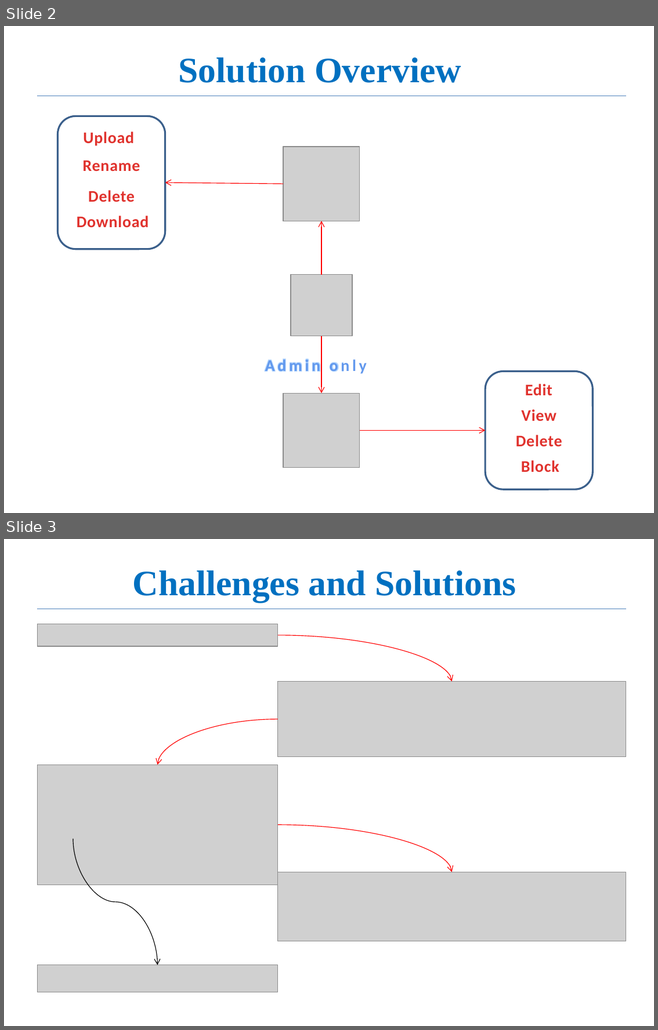
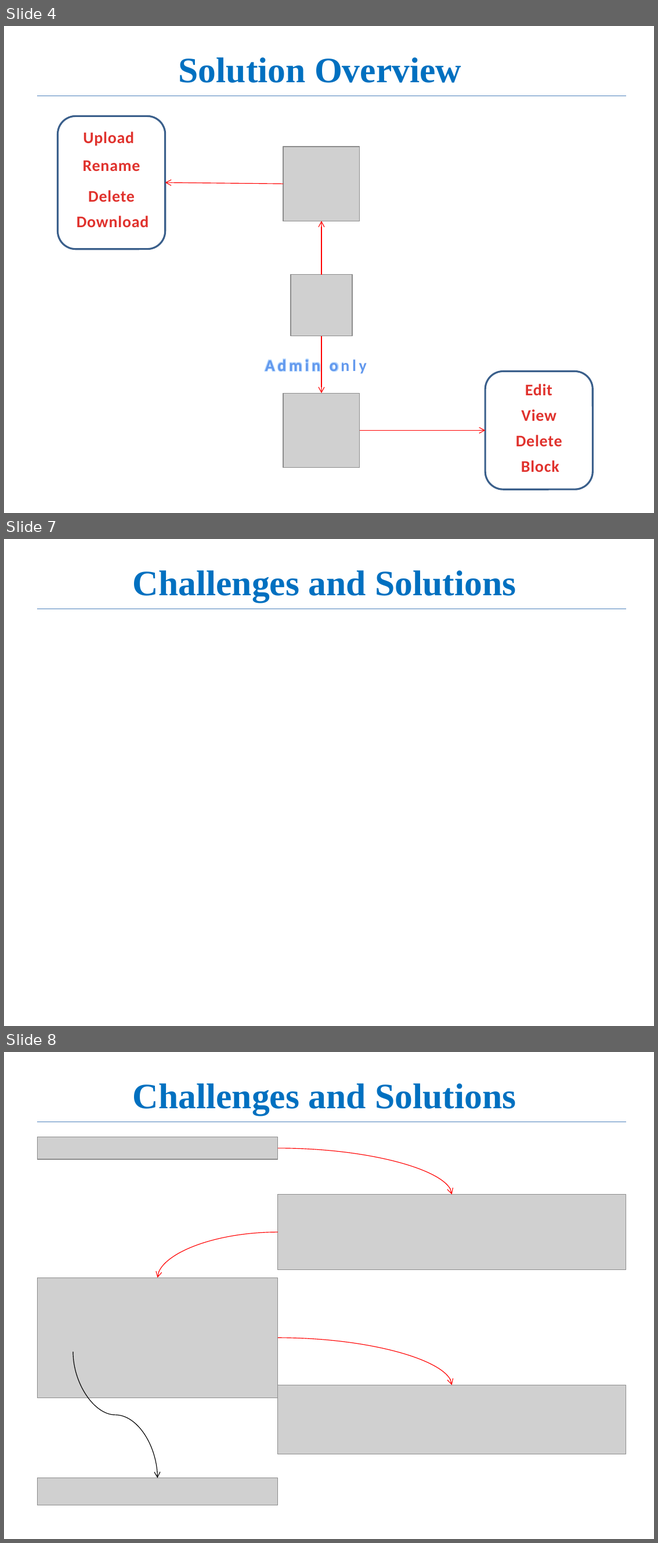
Before and after one commit to yassiejoon/PHPOnlineManagementSystem, a slide deck: documents/php_ofms.pptx. Shown one above the other, each under a label of ours: slides 2 and 3 before the commit, slides 4, 7 and 8 after it; the slides between them are not shown. The pictures are 658x1030 and 658x1543 pixels, drawn with LibreOffice and Linux fonts; fonts in the diff are those of the drawing; grey boxes stand for pictures. Boxes give left, top, right and bottom in pixels: in the first picture for what was removed or moved away, otherwise in the second. Text is boxed around its words. In the diff, an @@ line names an element or a change of style, - is before the commit and + after.

```diff
--- a/documents/php_ofms.pptx
+++ b/documents/php_ofms.pptx
@@ slide 7 added at [4,539,654,1026], background #FFFFFF @@
@@ title added at [133,570,516,602], 39.6 pt, text #0070C0, bold @@
+Challenges and Solutions
@@ line added from (37, 609) to (626, 609), #4B7EBC 0.75 pt @@
@@ what was slide 2 is now slide 4 @@
@@ what was slide 3 is now slide 8 @@
```
Also in this commit, not shown: 1 slide changed, 7 other slides added.
